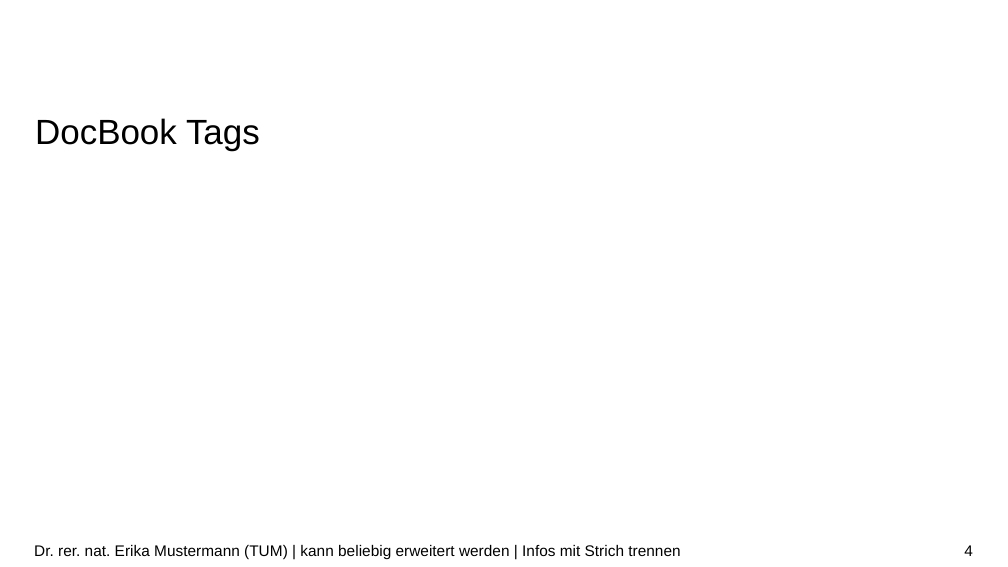
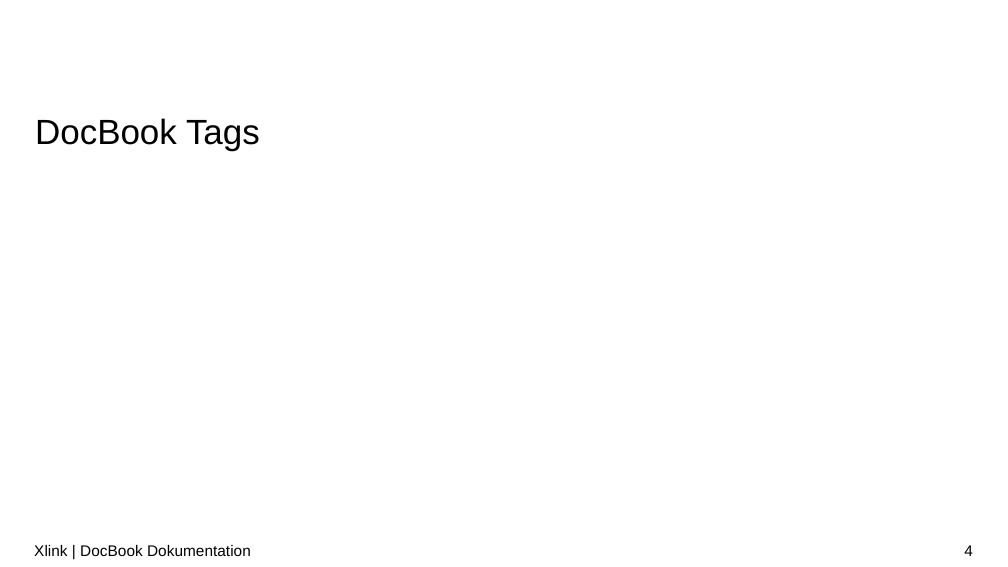
Before and after one commit to LorenzoBrazzi-zz/XML_Praktikum, a slide deck: slide 4 of Präsentationen/PP_notenbonus v2.pptx. Drawn at 1008x567 pixels with LibreOffice and Linux fonts; fonts in the diff are those of the drawing; background and template pictures are left out. Boxes give left, top, right and bottom in pixels: in the first picture for what was removed or moved away, otherwise in the second. Text is boxed around its words. In the diff, an @@ line names an element or a change of style, - is before the commit and + after.

```diff
--- a/Präsentationen/PP_notenbonus v2.pptx
+++ b/Präsentationen/PP_notenbonus v2.pptx
@@ text at bbox=[34, 545, 251, 556]: text changed @@
-Dr. rer. nat. Erika Mustermann (TUM) | kann beliebig erweitert werden | Infos mit Strich trennen
+Xlink | DocBook Dokumentation
```
Also in this commit, not shown: 2 other slides changed, 3 other files.
